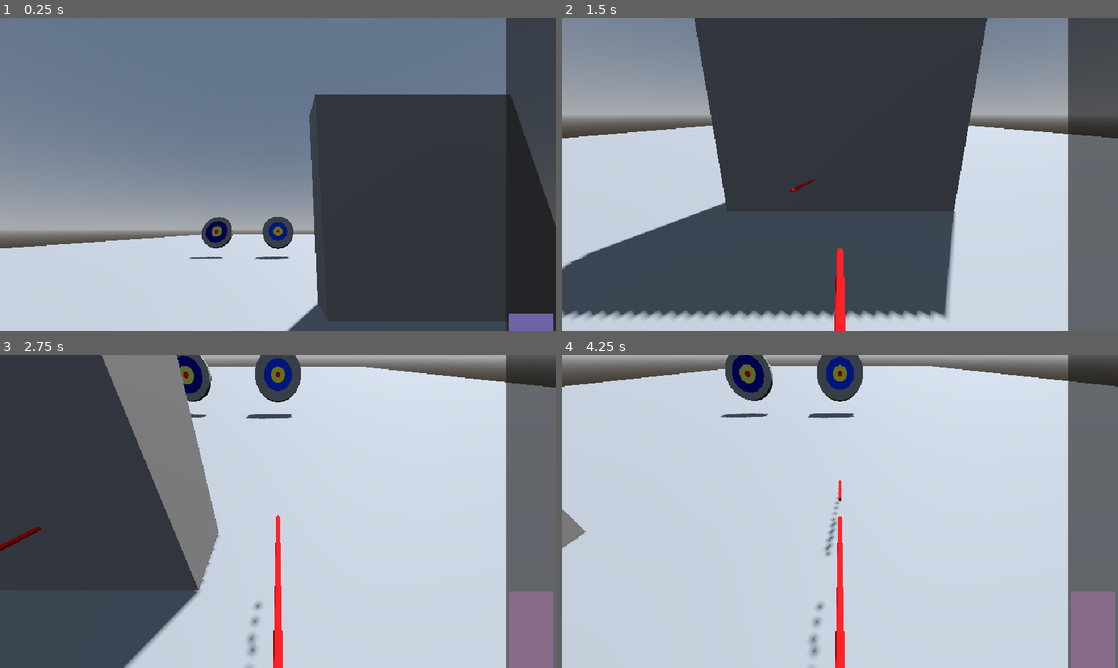
Above: before the commit, frames 1-4 (two rows, left to right).
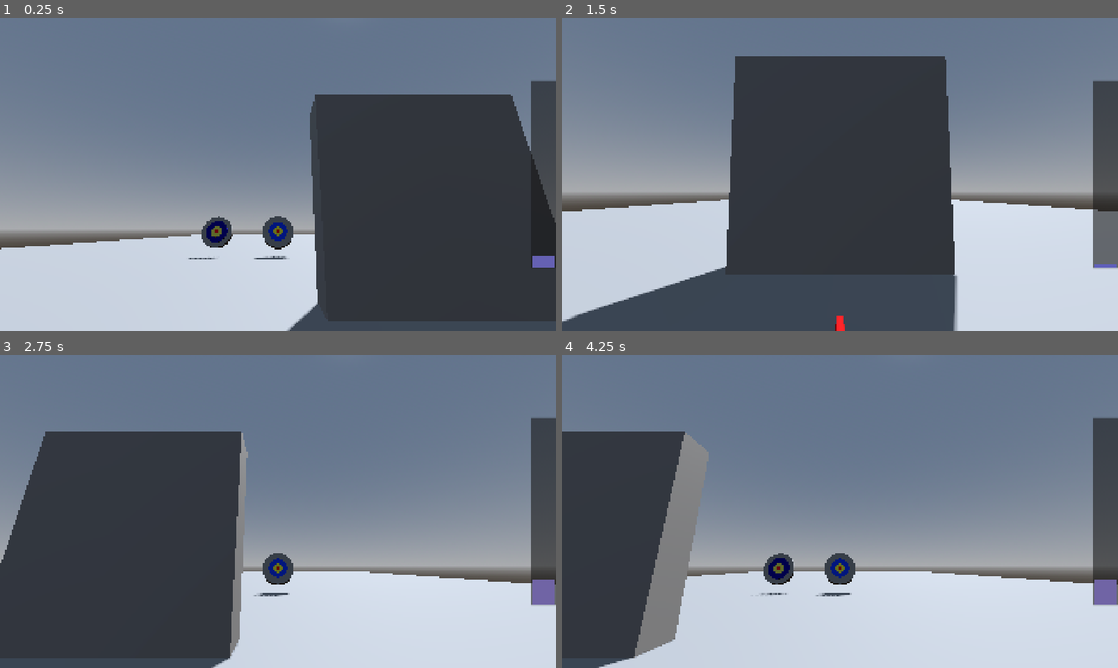
Above: after the commit, the same moments.

Repository: schEmil/SO1_gameproject
Game: Godot game, scene res://scenes/main_scene/main.tscn
Two runs of this game, one before a commit and one after it. Both use one fixed random seed, a clock stepped at 60 frames per second and the inputs below.
Inputs:
- Up to frame 1 (0.25 s): no input
- Up to frame 2 (1.5 s): tap Space (charge1) at 0.6, 1.35 s
- Up to frame 3 (2.75 s): tap Space (charge1) at 2.1 s
- Up to frame 4 (4.25 s): tap Space (charge1) at 2.85, 3.6 s

The runs differ from the first frame. In frame 1, 3.3% of the frame differs, in the area x 0-100%, y 0-100%; in frame 2, 49%; in frame 3, 64%; in frame 4, 79%.

Commit message:
more target stuff

Diff:
--- a/arrow-game/project.godot
+++ b/arrow-game/project.godot
@@ -21,8 +21,8 @@
 
 [display]
 
-window/size/viewport_width=960
-window/size/viewport_height=540
+window/size/viewport_width=1920
+window/size/viewport_height=1080
 window/stretch/mode="canvas_items"
 window/stretch/aspect="expand"
 
--- a/arrow-game/scenes/bow_scene/arrow_spawner.gd
+++ b/arrow-game/scenes/bow_scene/arrow_spawner.gd
@@ -1,5 +1,6 @@
 extends Node3D
 
+@export var spawner_tags : Array[String] = []
 @export var arrow_scene : PackedScene = preload("res://scenes/arrow_scene/arrow.tscn")
 @export var speed : float = 10.0
 
--- /dev/null
+++ b/arrow-game/scenes/bow_scene/bow.tscn
@@ -0,0 +1,104 @@
+[gd_scene format=3 uid="uid://b50nufpip5m80"]
+
+[ext_resource type="Script" uid="uid://cduv0nsj02rgh" path="res://scripts/bow_charge_input.gd" id="1_fe10e"]
+[ext_resource type="Script" uid="uid://f4ba3vm2uqwr" path="res://scenes/bow_scene/show_charge.gd" id="2_871hi"]
+[ext_resource type="Script" uid="uid://cpuo2nw2f2l81" path="res://scripts/stretch_ratio_between_2_control_fills.gd" id="3_5vxcq"]
+[ext_resource type="Script" uid="uid://ojfaqlxqcw7r" path="res://scenes/bow_scene/fill_updator.gd" id="4_baqb2"]
+[ext_resource type="Script" uid="uid://cundib2wh0436" path="res://scenes/bow_scene/arrow_spawner.gd" id="5_mugw6"]
+[ext_resource type="Script" uid="uid://b5n8m5utecfk5" path="res://scripts/cam_guide.gd" id="6_rnd3o"]
+[ext_resource type="Script" uid="uid://ccn35mirwoeqn" path="res://scenes/main_scene/bow_emit_to_global.gd" id="7_70b2r"]
+
+[sub_resource type="Curve" id="Curve_fe10e"]
+_data = [Vector2(0, 0), 0.0, 0.50957245, 0, 0, Vector2(1, 1), 2.3777583, 0.0, 0, 0]
+point_count = 2
+
+[sub_resource type="Gradient" id="Gradient_y24u2"]
+offsets = PackedFloat32Array(0.0125, 1)
+colors = PackedColorArray(0.37254903, 0.37254903, 0.73333335, 1, 0.9372549, 0.5294118, 0, 1)
+
+[sub_resource type="GradientTexture1D" id="GradientTexture1D_y24u2"]
+gradient = SubResource("Gradient_y24u2")
+width = 512
+
+[node name="bow" type="Node3D" unique_id=480351907]
+
+[node name="bow_charge_input" type="Node" parent="." unique_id=1569677150]
+script = ExtResource("1_fe10e")
+charge_curve = SubResource("Curve_fe10e")
+
+[node name="Control" type="Control" parent="bow_charge_input" unique_id=2060627926]
+layout_mode = 3
+anchors_preset = 15
+anchor_right = 1.0
+anchor_bottom = 1.0
+grow_horizontal = 2
+grow_vertical = 2
+size_flags_horizontal = 3
+size_flags_vertical = 3
+
+[node name="PanelContainer" type="PanelContainer" parent="bow_charge_input/Control" unique_id=1648071714]
+layout_mode = 1
+anchors_preset = 6
+anchor_left = 1.0
+anchor_top = 0.5
+anchor_right = 1.0
+anchor_bottom = 0.5
+offset_left = -86.0
+offset_top = -324.0
+offset_bottom = 324.0
+grow_horizontal = 0
+grow_vertical = 2
+size_flags_horizontal = 8
+
+[node name="MarginContainer" type="MarginContainer" parent="bow_charge_input/Control/PanelContainer" unique_id=2141222624]
+layout_mode = 2
+theme_override_constants/margin_left = 4
+theme_override_constants/margin_top = 4
+theme_override_constants/margin_right = 4
+theme_override_constants/margin_bottom = 4
+
+[node name="VBoxContainer" type="VBoxContainer" parent="bow_charge_input/Control/PanelContainer/MarginContainer" unique_id=1532845220]
+layout_mode = 2
+theme_override_constants/separation = 0
+
+[node name="unfill" type="ColorRect" parent="bow_charge_input/Control/PanelContainer/MarginContainer/VBoxContainer" unique_id=303711999]
+layout_mode = 2
+size_flags_vertical = 3
+color = Color(1, 1, 1, 0)
+
+[node name="fill" type="ColorRect" parent="bow_charge_input/Control/PanelContainer/MarginContainer/VBoxContainer" unique_id=463578396]
+layout_mode = 2
+size_flags_vertical = 3
+size_flags_stretch_ratio = 0.0
+script = ExtResource("2_871hi")
+color_ramp = SubResource("GradientTexture1D_y24u2")
+
+[node name="fill_logic" type="Node" parent="bow_charge_input/Control/PanelContainer/MarginContainer/VBoxContainer" unique_id=1951241807 node_paths=PackedStringArray("filler", "defiller")]
+script = ExtResource("3_5vxcq")
+filler = NodePath("../fill")
+defiller = NodePath("../unfill")
+
+[node name="updator" type="Node" parent="bow_charge_input" unique_id=1058283941 node_paths=PackedStringArray("b_c_input")]
+script = ExtResource("4_baqb2")
+b_c_input = NodePath("..")
+
+[node name="arrow_spawner" type="Node3D" parent="." unique_id=137233984]
+transform = Transform3D(1, 0, 0, 0, 0.17364821, 0.98480767, 0, -0.98480767, 0.17364821, 0, -0.40000007, 1.4000001)
+script = ExtResource("5_mugw6")
+spawner_tags = Array[String](["bow1"])
+
+[node name="cam_pos" type="Node3D" parent="." unique_id=2045983281]
+transform = Transform3D(1, 0, 0, 0, 0.9659258, -0.25881904, 0, 0.25881904, 0.9659258, 0, 0.2, 1)
+script = ExtResource("6_rnd3o")
+tags = Array[StringName]([&"bow"])
+guide_lerp_speed = 9.0
+metadata/_custom_type_script = "uid://b5n8m5utecfk5"
+
+[node name="emit_to_global" type="Node" parent="." unique_id=730854863]
+script = ExtResource("7_70b2r")
+bow_tags = Array[String](["bow1"])
+
+[connection signal="started_charging" from="bow_charge_input" to="emit_to_global" method="emit_bow_charge_start" unbinds=1]
+[connection signal="stopped_charging" from="bow_charge_input" to="arrow_spawner" method="spawn_arrow"]
+[connection signal="constant_bc_ratio" from="bow_charge_input/updator" to="bow_charge_input/Control/PanelContainer/MarginContainer/VBoxContainer/fill" method="set_ratio"]
+[connection signal="constant_bc_ratio" from="bow_charge_input/updator" to="bow_charge_input/Control/PanelContainer/MarginContainer/VBoxContainer/fill_logic" method="set_stretch_ratio"]
--- a/arrow-game/scenes/bow_scene/show_charge.gd
+++ b/arrow-game/scenes/bow_scene/show_charge.gd
@@ -9,6 +9,6 @@
 	ratio = val
 
 	var pixel_pos : int = 0
-	pixel_pos = int(float(img_ramp.get_size().x)*ratio)-1
+	pixel_pos = clamp(int(float(img_ramp.get_size().x)*ratio)-1,0,img_ramp.get_size().x)
 	#print(pixel_pos)
 	color = img_ramp.get_pixel(pixel_pos,0)
--- /dev/null
+++ b/arrow-game/scenes/main_scene/bow_emit_to_global.gd
@@ -0,0 +1,6 @@
+extends Node
+
+@export var bow_tags : Array[String]
+
+func emit_bow_charge_start():
+	BowGlobal.bow_charge_started.emit(bow_tags)
--- a/arrow-game/scenes/main_scene/cam_bow_control.gd
+++ b/arrow-game/scenes/main_scene/cam_bow_control.gd
@@ -1,9 +1,12 @@
 extends Node
 @export var cam : GuidedCam3D
+@export var bow_tag_to_follow : String = "bow1"
 
 func _ready() -> void:
 	BowGlobal.arrow_fired.connect(arrow_fired)
 	BowGlobal.arrow_hit_something.connect(arrow_hit)
+	BowGlobal.target_hit.connect(target_hit)
+	BowGlobal.bow_charge_started.connect(bow_charge_started)
 
 func arrow_fired(arrow : ArrowBody3D,cam_guide : CamGuide):
 	cam.cur_cam_guide = cam_guide
@@ -18,6 +21,19 @@
 				cam.cur_cam_guide = get_bow_cam_guide()
 
 
+func target_hit(target : Target,hit_by : ArrowBody3D,points : float):
+	var cam_g : CamGuide = get_bow_cam_guide()
+	for c in target.get_children():
+		if c is CamGuide and c.tags.has("target_scored"):
+			cam_g = c
+			break
+	cam.cur_cam_guide = cam_g
+
+func bow_charge_started(bow_tags : Array[String]):
+	if bow_tags.has(bow_tag_to_follow):
+		cam.cur_cam_guide = get_bow_cam_guide()
+
+
 func get_bow_cam_guide():
 	for c :CamGuide in get_tree().get_nodes_in_group("cam_guide"):
 		if c.tags.has("bow"):
--- a/arrow-game/scenes/main_scene/main.tscn
+++ b/arrow-game/scenes/main_scene/main.tscn
@@ -1,11 +1,6 @@
 [gd_scene format=3 uid="uid://bgf3ejkt22s7b"]
 
-[ext_resource type="Script" uid="uid://cduv0nsj02rgh" path="res://scripts/bow_charge_input.gd" id="1_nqgu8"]
-[ext_resource type="Script" uid="uid://cpuo2nw2f2l81" path="res://scripts/stretch_ratio_between_2_control_fills.gd" id="2_ionc4"]
-[ext_resource type="Script" uid="uid://f4ba3vm2uqwr" path="res://scenes/bow_scene/show_charge.gd" id="2_y24u2"]
-[ext_resource type="Script" uid="uid://ojfaqlxqcw7r" path="res://scenes/bow_scene/fill_updator.gd" id="3_ihqgu"]
-[ext_resource type="Script" uid="uid://cundib2wh0436" path="res://scenes/bow_scene/arrow_spawner.gd" id="5_ec6ii"]
-[ext_resource type="Script" uid="uid://b5n8m5utecfk5" path="res://scripts/cam_guide.gd" id="6_ec6ii"]
+[ext_resource type="PackedScene" uid="uid://b50nufpip5m80" path="res://scenes/bow_scene/bow.tscn" id="1_y24u2"]
 [ext_resource type="Script" uid="uid://bvhi6qc0ledxl" path="res://scripts/guided_cam.gd" id="7_owwxs"]
 [ext_resource type="Script" uid="uid://55bgcgxbx5u5" path="res://scenes/main_scene/cam_bow_control.gd" id="8_5kb7d"]
 [ext_resource type="PackedScene" uid="uid://bn2c0cyv1cn0o" path="res://scenes/target_scene/target.tscn" id="9_7sxug"]
@@ -21,14 +16,6 @@
 background_mode = 2
 sky = SubResource("Sky_ib4vx")
 glow_enabled = true
-
-[sub_resource type="Gradient" id="Gradient_y24u2"]
-offsets = PackedFloat32Array(0.0125, 1)
-colors = PackedColorArray(0.37254903, 0.37254903, 0.73333335, 1, 0.9372549, 0.5294118, 0, 1)
-
-[sub_resource type="GradientTexture1D" id="GradientTexture1D_y24u2"]
-gradient = SubResource("Gradient_y24u2")
-width = 512
 
 [sub_resource type="BoxShape3D" id="BoxShape3D_w6r2s"]
 size = Vector3(5, 5, 1)
@@ -89,87 +76,16 @@
 transform = Transform3D(-0.8660254, -0.43301278, 0.25, 0, 0.49999997, 0.86602545, -0.50000006, 0.75, -0.43301266, 0, 0, 0)
 shadow_enabled = true
 
-[node name="bow" type="Node3D" parent="." unique_id=1661861416]
-
-[node name="bow_charge_input" type="Node" parent="bow" unique_id=1126908733]
-script = ExtResource("1_nqgu8")
-
-[node name="Control" type="Control" parent="bow/bow_charge_input" unique_id=723836650]
-layout_mode = 3
-anchors_preset = 15
-anchor_right = 1.0
-anchor_bottom = 1.0
-grow_horizontal = 2
-grow_vertical = 2
-size_flags_horizontal = 3
-size_flags_vertical = 3
-
-[node name="PanelContainer" type="PanelContainer" parent="bow/bow_charge_input/Control" unique_id=1581077661]
-layout_mode = 1
-anchors_preset = 6
-anchor_left = 1.0
-anchor_top = 0.5
-anchor_right = 1.0
-anchor_bottom = 0.5
-offset_left = -86.0
-offset_top = -324.0
-offset_bottom = 324.0
-grow_horizontal = 0
-grow_vertical = 2
-size_flags_horizontal = 8
-
-[node name="MarginContainer" type="MarginContainer" parent="bow/bow_charge_input/Control/PanelContainer" unique_id=187692786]
-layout_mode = 2
-theme_override_constants/margin_left = 4
-theme_override_constants/margin_top = 4
-theme_override_constants/margin_right = 4
-theme_override_constants/margin_bottom = 4
-
-[node name="VBoxContainer" type="VBoxContainer" parent="bow/bow_charge_input/Control/PanelContainer/MarginContainer" unique_id=131451249]
-layout_mode = 2
-theme_override_constants/separation = 0
-
-[node name="unfill" type="ColorRect" parent="bow/bow_charge_input/Control/PanelContainer/MarginContainer/VBoxContainer" unique_id=607597777]
-layout_mode = 2
-size_flags_vertical = 3
-color = Color(1, 1, 1, 0)
-
-[node name="fill" type="ColorRect" parent="bow/bow_charge_input/Control/PanelContainer/MarginContainer/VBoxContainer" unique_id=1363362571]
-layout_mode = 2
-size_flags_vertical = 3
-size_flags_stretch_ratio = 0.0
-script = ExtResource("2_y24u2")
-color_ramp = SubResource("GradientTexture1D_y24u2")
-
-[node name="fill_logic" type="Node" parent="bow/bow_charge_input/Control/PanelContainer/MarginContainer/VBoxContainer" unique_id=110541366 node_paths=PackedStringArray("filler", "defiller")]
-script = ExtResource("2_ionc4")
-filler = NodePath("../fill")
-defiller = NodePath("../unfill")
-
-[node name="updator" type="Node" parent="bow/bow_charge_input" unique_id=859138059 node_paths=PackedStringArray("b_c_input")]
-script = ExtResource("3_ihqgu")
-b_c_input = NodePath("..")
-
-[node name="arrow_spawner" type="Node3D" parent="bow" unique_id=645915849]
-transform = Transform3D(1, 0, 0, 0, 0.17364821, 0.98480767, 0, -0.98480767, 0.17364821, 0, -0.40000007, 1.4000001)
-script = ExtResource("5_ec6ii")
-
-[node name="cam_pos" type="Node3D" parent="bow" unique_id=1289690596]
-transform = Transform3D(1, 0, 0, 0, 0.9659258, -0.25881904, 0, 0.25881904, 0.9659258, 0, 0.2, 1)
-script = ExtResource("6_ec6ii")
-tags = Array[StringName]([&"bow"])
-guide_lerp_speed = 9.0
-metadata/_custom_type_script = "uid://b5n8m5utecfk5"
+[node name="bow" parent="." unique_id=480351907 instance=ExtResource("1_y24u2")]
 
 [node name="CSGBox3D" type="CSGBox3D" parent="." unique_id=474263553]
 transform = Transform3D(1, 0, 0, 0, 1, 0, 0, 0, 1, 0, -7.5, -33.5)
 use_collision = true
 size = Vector3(50, 12, 80)
 
-[node name="Camera3D" type="Camera3D" parent="." unique_id=411058238 node_paths=PackedStringArray("cur_cam_guide")]
+[node name="Camera3D" type="Camera3D" parent="." unique_id=411058238]
 transform = Transform3D(1, 0, 0, 0, 0.9659259, -0.25881907, 0, 0.25881907, 0.9659258, 0, 0.2, 1)
 script = ExtResource("7_owwxs")
-cur_cam_guide = NodePath("../bow/cam_pos")
 
 [node name="Node" type="Node" parent="Camera3D" unique_id=1880870808 node_paths=PackedStringArray("cam")]
 script = ExtResource("8_5kb7d")
@@ -223,7 +139,3 @@
 
 [node name="target2" parent="." unique_id=177734097 instance=ExtResource("9_7sxug")]
 transform = Transform3D(1, 0, 0, 0, 1, 0, 0, 0, 1, 0, 0, -13)
-
-[connection signal="stopped_charging" from="bow/bow_charge_input" to="bow/arrow_spawner" method="spawn_arrow"]
-[connection signal="constant_bc_ratio" from="bow/bow_charge_input/updator" to="bow/bow_charge_input/Control/PanelContainer/MarginContainer/VBoxContainer/fill" method="set_ratio"]
-[connection signal="constant_bc_ratio" from="bow/bow_charge_input/updator" to="bow/bow_charge_input/Control/PanelContainer/MarginContainer/VBoxContainer/fill_logic" method="set_stretch_ratio"]
--- /dev/null
+++ b/arrow-game/scenes/target_scene/ring_glow.gd
@@ -0,0 +1,9 @@
+extends Node
+
+@export var ring_holder : RingSizer
+
+func glow_a_ring_from_arrow_hit(arrow : ArrowBody3D,ring_num : int = 0):
+	glow_a_ring(ring_num)
+
+func glow_a_ring(ring_num : int = 0):
+	pass
--- a/arrow-game/scenes/target_scene/target.gd
+++ b/arrow-game/scenes/target_scene/target.gd
@@ -2,6 +2,7 @@
 class_name Target
 
 signal target_hit(arrow : ArrowBody3D,points : float)
+signal ring_hit(arrow : ArrowBody3D,ring_num : int)
 
 ## ordered by ring distance and then points awardedS
 @export var point_rings : Array[Vector2] = []
@@ -10,10 +11,12 @@
 
 func hit_target(arrow : ArrowBody3D = null):
 	var points : float = default_points
+	var ring : int = calc_ring_hit(arrow)
 	if arrow:
 		points = calc_point_from_hit(arrow)
 
 	target_hit.emit(arrow,points)
+	ring_hit.emit(arrow,ring)
 	BowGlobal.target_hit.emit(self,arrow,points)
 	print("TARGET_HIT with points: "+str(points))
 
--- a/arrow-game/scenes/target_scene/target.tscn
+++ b/arrow-game/scenes/target_scene/target.tscn
@@ -4,6 +4,7 @@
 [ext_resource type="Script" uid="uid://73fmgseap715" path="res://scenes/target_scene/sync_ring_sizes.gd" id="2_2bhhf"]
 [ext_resource type="Script" uid="uid://dxke6eobgbs51" path="res://scenes/target_scene/set_ring_sizes.gd" id="2_ql0dj"]
 [ext_resource type="Script" uid="uid://b5n8m5utecfk5" path="res://scripts/cam_guide.gd" id="4_3vybu"]
+[ext_resource type="Script" uid="uid://bk3yy27jmcsoc" path="res://scenes/target_scene/ring_glow.gd" id="5_77gyq"]
 
 [sub_resource type="CylinderShape3D" id="CylinderShape3D_w6r2s"]
 height = 0.5
@@ -65,5 +66,11 @@
 mesh = SubResource("CylinderMesh_w6r2s")
 
 [node name="CamGuide" type="Node3D" parent="." unique_id=1899103036]
+transform = Transform3D(0.8241261, 0.18440385, -0.53554755, 0, 0.94551855, 0.32556814, 0.5664062, -0.26830927, 0.77922654, -1.572, 0.99, 1.967)
 script = ExtResource("4_3vybu")
+tags = Array[StringName]([&"target_scored"])
 metadata/_custom_type_script = "uid://b5n8m5utecfk5"
+
+[node name="ring_glow" type="Node" parent="." unique_id=1251754454 node_paths=PackedStringArray("ring_holder")]
+script = ExtResource("5_77gyq")
+ring_holder = NodePath("../target_col/target_rings")
--- a/arrow-game/scripts/bow_charge_input.gd
+++ b/arrow-game/scripts/bow_charge_input.gd
@@ -6,10 +6,19 @@
 @export var charge_speed_a_sec : float = 10.0
 @export var charge_max : float = 20.0
 @export var charge_min : float = 0.0
+@export var charge_curve : Curve
 
 var cur_charge : float = 0.0 :
+	get():
+		var val : float = act_cur_charge
+		if charge_curve:
+			val = charge_curve.sample((val-charge_min)/charge_max)*charge_max+charge_min
+		return clamp(val,charge_min,charge_max)
+
+var act_cur_charge : float = 0.0 :
 	set(val):
-		cur_charge = clamp(val,charge_min,charge_max)
+		act_cur_charge = clamp(val,charge_min,charge_max)
+
 
 
 
@@ -24,7 +33,7 @@
 
 func _process(delta: float) -> void:
 	if charging:
-		cur_charge += charge_speed_a_sec*delta
+		act_cur_charge += charge_speed_a_sec*delta
 
 
 func _input(event: InputEvent) -> void:
@@ -34,7 +43,7 @@
 		stop_charge()
 
 func start_charge():
-	cur_charge = charge_min
+	act_cur_charge = charge_min
 	started_charging.emit(cur_charge)
 	print("charge_start: "+str(cur_charge))
 	pass
--- a/arrow-game/scripts/bow_global.gd
+++ b/arrow-game/scripts/bow_global.gd
@@ -5,3 +5,5 @@
 signal arrow_hit_something(arrow : ArrowBody3D,hit_thing : Node3D)
 
 signal target_hit(target : Target,hit_by : ArrowBody3D,points : float)
+
+signal bow_charge_started(bow_tags : Array[String])
Not shown, added: arrow-game/scenes/main_scene/bow_emit_to_global.gd.uid
Not shown, added: arrow-game/scenes/target_scene/ring_glow.gd.uid
